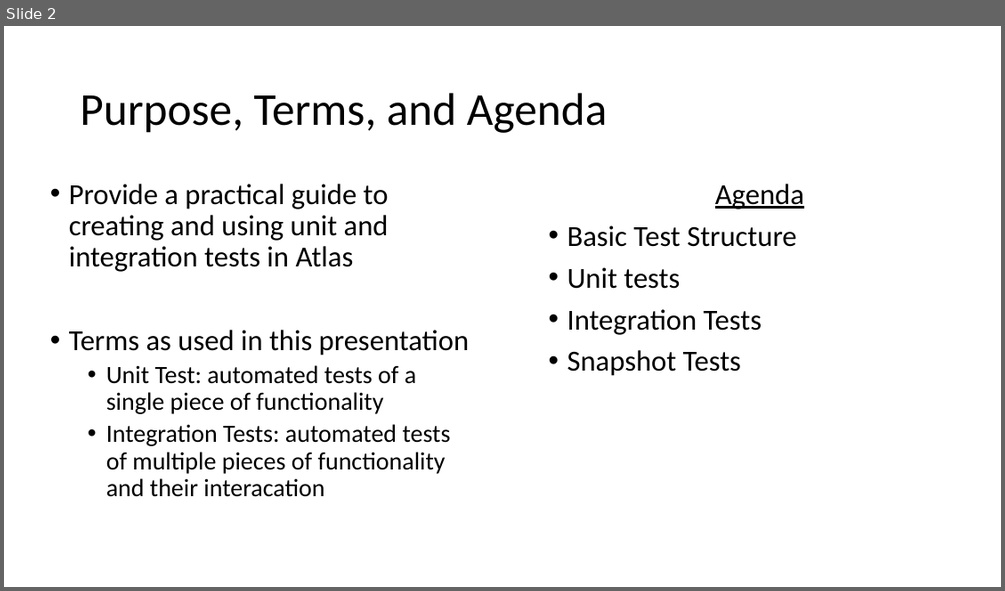
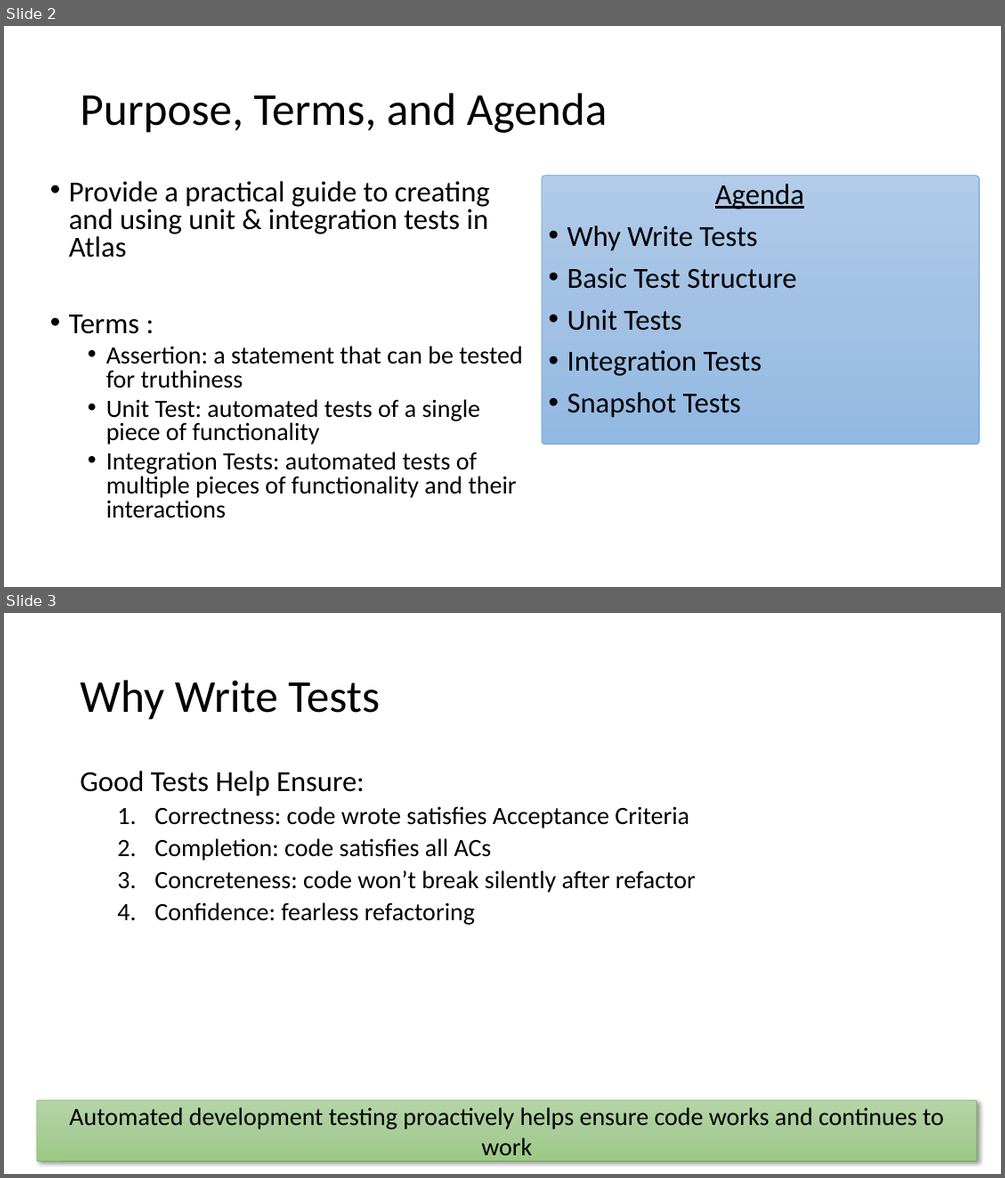
Before and after one commit to reggie3/testing-examples, a slide deck: TestingPresentation.pptx. Shown one above the other, each under a label of ours: slide 2 before the commit, slides 2 and 3 after it. The pictures are 1005x591 and 1005x1178 pixels, drawn with LibreOffice and Linux fonts; fonts in the diff are those of the drawing. Boxes give left, top, right and bottom in pixels: in the first picture for what was removed or moved away, otherwise in the second. Text is boxed around its words. In the diff, an @@ line names an element or a change of style, - is before the commit and + after.

```diff
--- a/TestingPresentation.pptx
+++ b/TestingPresentation.pptx
@@ slide 3 added at [4,613,1001,1174], background #FFFFFF @@
@@ title added at [80,680,380,720], 44 pt, text #000000 @@
+Why Write Tests
@@ text added at [80,771,696,925], 24 pt, text #000000 @@
+Good Tests Help Ensure:
+  1. Correctness: code wrote satisfies Acceptance Criteria
+  2. Completion: code satisfies all ACs
+  3. Concreteness: code won’t break silently after refactor
+  4. Confidence: fearless refactoring
@@ rounded rectangle added at [37,1100,977,1160], fill gradient #B5D5A7 to #AACE9A to #9CC987, outline #70AD47 0.5 pt, 24 pt, text #000000 @@
+Automated development testing proactively helps ensure code works and continues to work
@@ slide 2 changed as well @@
@@ text at [69,181,522,388]: text changed @@
-• Provide a practical guide to creating and using unit and integration tests in Atlas
-• Terms as used in this presentation
+• Provide a practical guide to creating and using unit & integration tests in Atlas
+• Terms :
+  • Assertion: a statement that can be tested for truthiness
@@ rounded rectangle added at [542,176,979,444], fill gradient #B1CBE9 to #A3C1E5 to #93B9E4, outline #5B9BD5 0.5 pt @@
@@ text at [567,225,757,251]: paragraph added @@
+• Why Write Tests
@@ text at [567,309,681,330]: text changed @@
-• Unit tests
+• Unit Tests
@@ text at [106,399,481,444]: line spacing 0.9 to 0.8 @@
@@ text at [106,451,517,518]: text changed @@
-  • Integration Tests: automated tests of multiple pieces of functionality and their interacation
+  • Integration Tests: automated tests of multiple pieces of functionality and their interactions
```
Also in this commit, not shown: 3 other slides changed, 14 other slides added, 1 slide removed, 11 other files.
